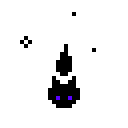
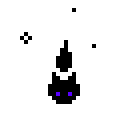
Two versions of the same layered image (128px x 128px). Layer-by-layer changes:
painted on "Pasted Layer" over [20, 8, 96, 108]
